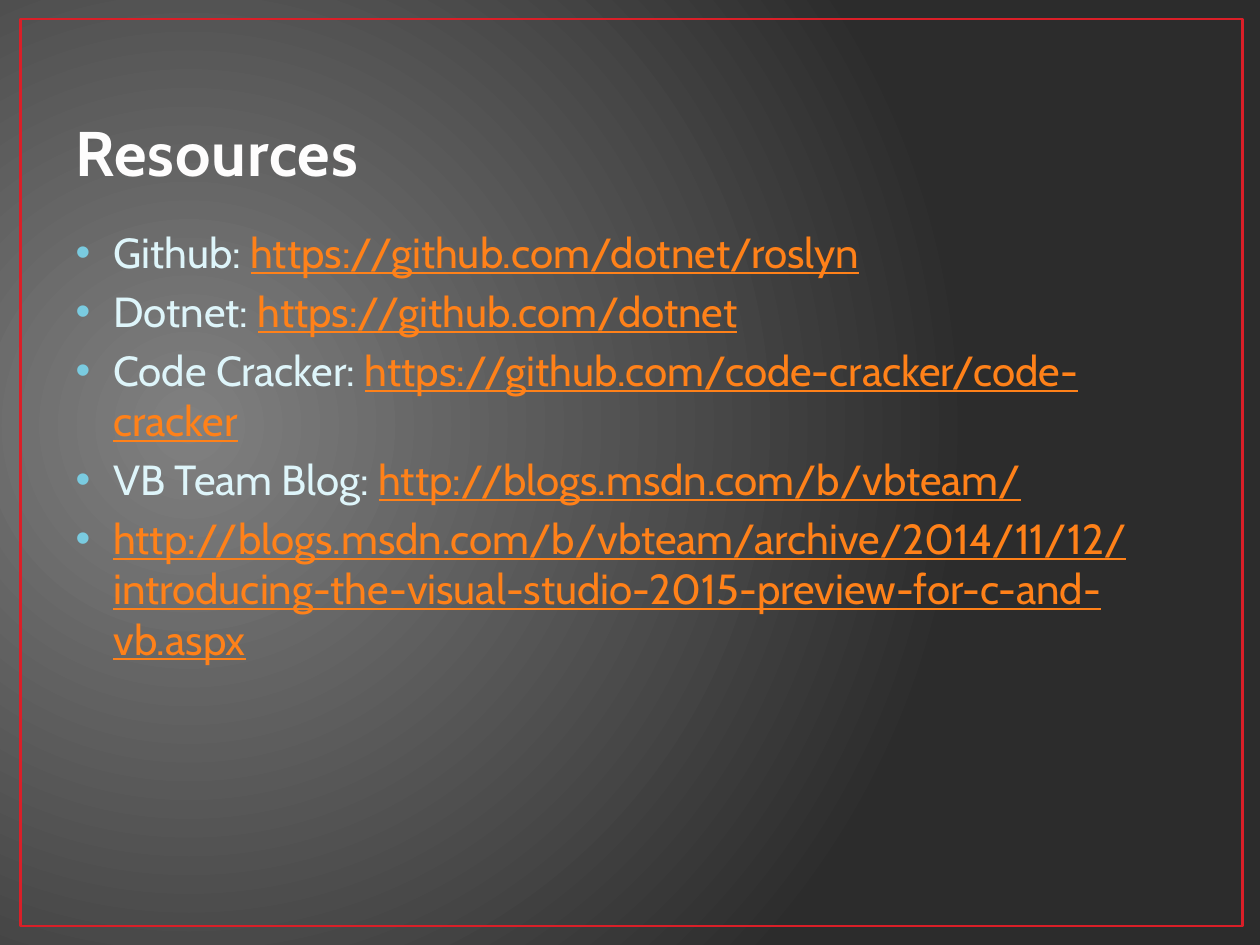
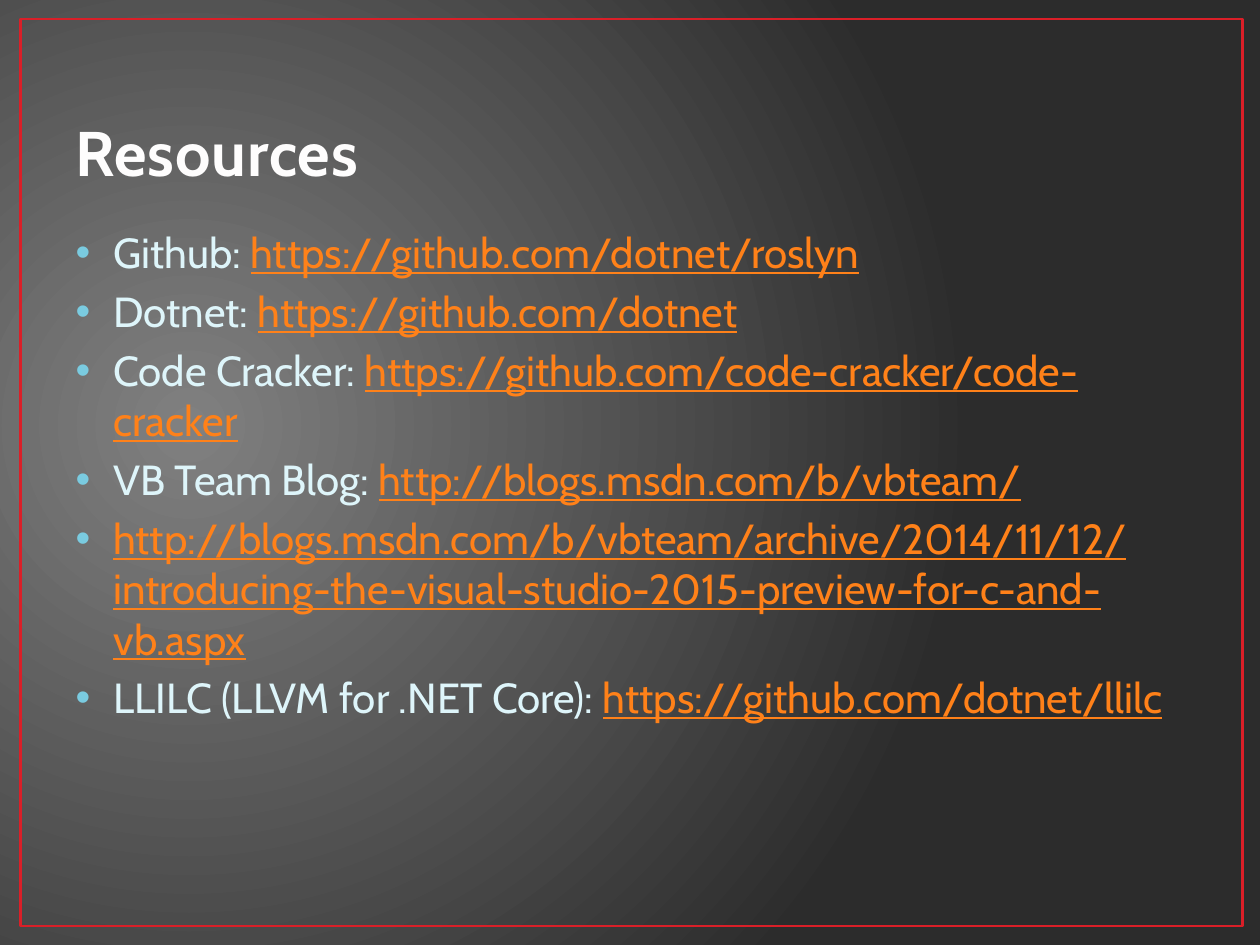
Before and after one commit to jwooley/RoslynAndYou, a slide deck: slide 12 of RoslynAndYou.pptx. Drawn at 1260x945 pixels with LibreOffice and Linux fonts; fonts in the diff are those of the drawing. Boxes give left, top, right and bottom in pixels: in the first picture for what was removed or moved away, otherwise in the second. Text is boxed around its words. In the diff, an @@ line names an element or a change of style, - is before the commit and + after.

Commit message:
Added link to LLILC for slide deck

```diff
--- a/RoslynAndYou.pptx
+++ b/RoslynAndYou.pptx
@@ text at (113, 681, 1162, 723): paragraph added @@
+• LLILC (LLVM for .NET Core): https://github.com/dotnet/llilc
```
Also in this commit, not shown: 1 other slide changed.
